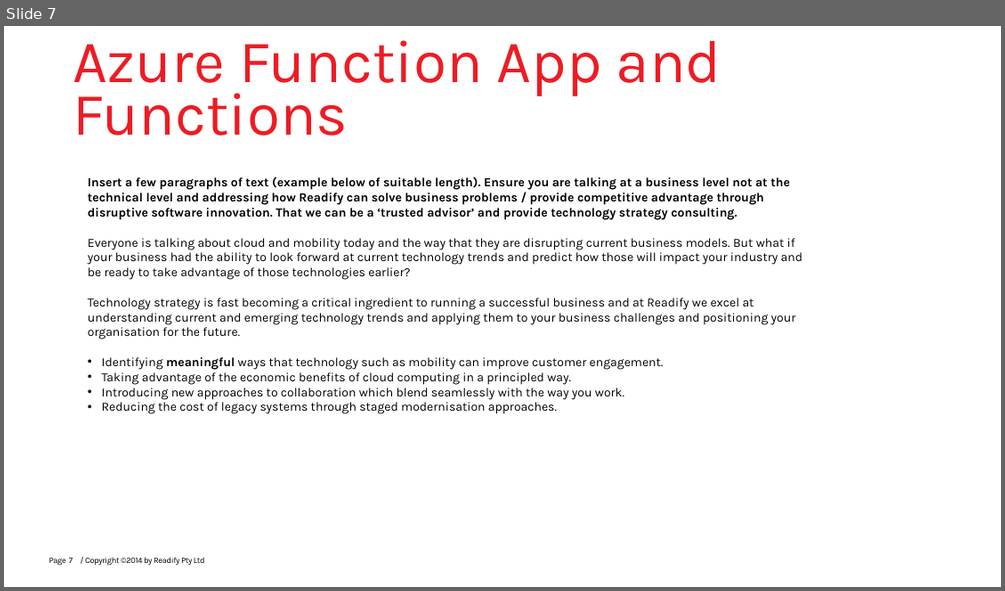
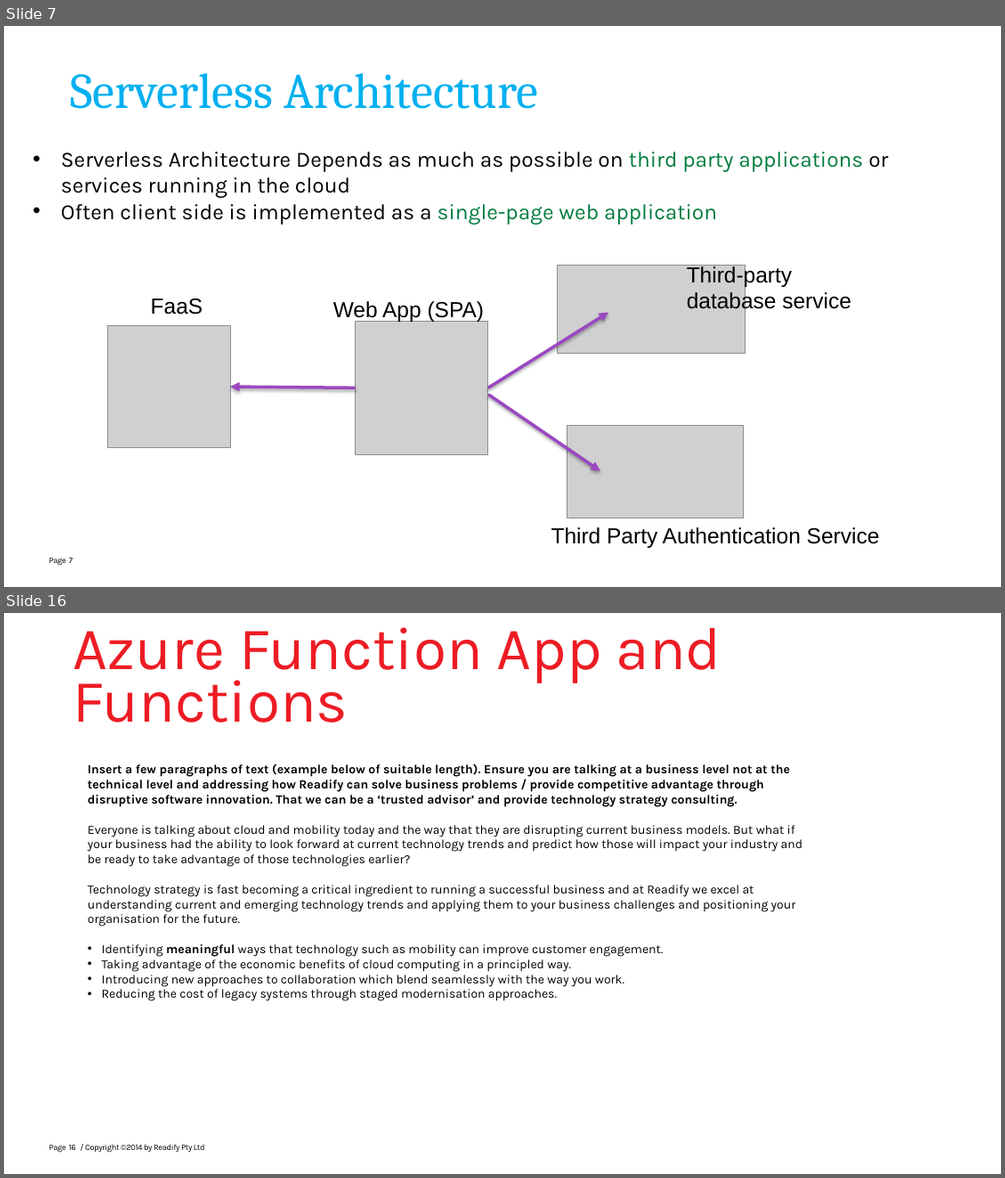
Before and after one commit to mehdikhaleghian/StudyNotes, a slide deck: Azure Functions.pptx. Shown one above the other, each under a label of ours: slide 7 before the commit, slides 7 and 16 after it; the slides between them are not shown. The pictures are 1005x591 and 1005x1178 pixels, drawn with LibreOffice and Linux fonts; fonts in the diff are those of the drawing; grey boxes stand for pictures; background and template pictures are left out. Boxes give left, top, right and bottom in pixels: in the first picture for what was removed or moved away, otherwise in the second. Text is boxed around its words. In the diff, an @@ line names an element or a change of style, - is before the commit and + after.

```diff
--- a/Azure Functions.pptx
+++ b/Azure Functions.pptx
@@ slide 7 added at (4, 26, 1001, 587), background picture (left out); not listed: 1 template element that a slide beside it also shows @@
@@ title added at (71, 73, 539, 109), 48 pt, text #00B0F0 @@
+Serverless Architecture
@@ text added at (61, 151, 888, 224), 21 pt, text #000000 @@
+• Serverless Architecture Depends as much as possible on third party applications or services running in the cloud
+• Often client side is implemented as a single-page web application
@@ picture added at (558, 265, 745, 353) @@
@@ text added at (687, 265, 851, 313), 21 pt, text #000000 @@
+Third-party database service
@@ text added at (151, 298, 203, 314), 21 pt, text #000000 @@
+FaaS
@@ text added at (333, 301, 485, 321), 21 pt, text #000000 @@
+Web App (SPA)
@@ arrow added from (488, 388) to (608, 313), #9B47C2 3 pt @@
@@ picture added at (108, 326, 231, 449) @@
@@ picture added at (356, 321, 488, 454) @@
@@ arrow added from (356, 388) to (230, 386), #9B47C2 3 pt @@
@@ arrow added from (488, 394) to (600, 471), #9B47C2 3 pt @@
@@ picture added at (567, 426, 743, 517) @@
@@ text added at (551, 527, 880, 548), 21 pt, text #000000 @@
+Third Party Authentication Service
@@ page number added at (69, 557, 73, 563), 8 pt, text #000000 @@
+7
@@ what was slide 7 is now slide 16 @@
@@ page number at (69, 1144, 76, 1150): text changed @@
-7
+16
```
Also in this commit, not shown: 5 slides changed, 10 other slides added, 2 slides removed, 17 other files.
